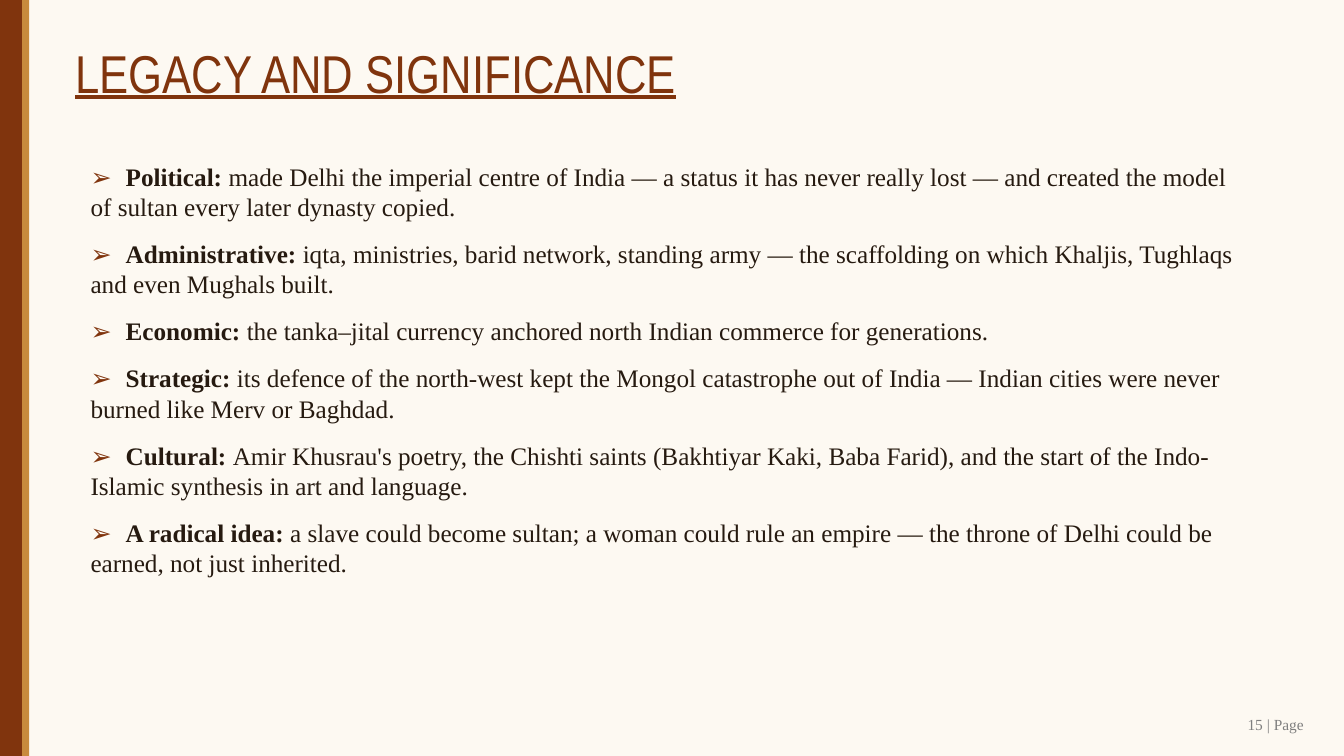
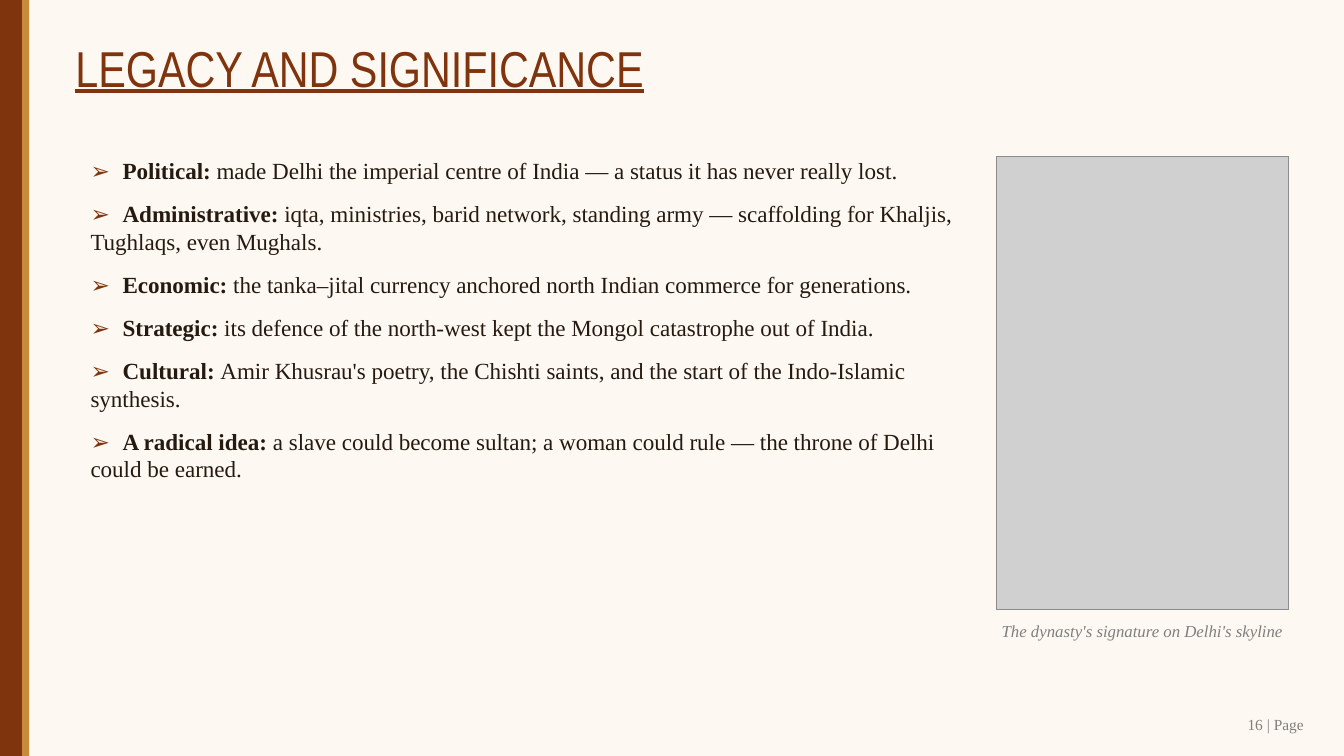
Before and after one commit to SangamSitapuri07/SIH, a slide deck: slide 16 of assignment/Slave_Dynasty_Mamluk_Presentation.pptx (slide 15 before the commit). Drawn at 1344x756 pixels with LibreOffice and Linux fonts; fonts in the diff are those of the drawing; grey boxes stand for pictures. Boxes give left, top, right and bottom in pixels: in the first picture for what was removed or moved away, otherwise in the second. Text is boxed around its words. In the diff, an @@ line names an element or a change of style, - is before the commit and + after.

```diff
--- a/assignment/Slave_Dynasty_Mamluk_Presentation.pptx
+++ b/assignment/Slave_Dynasty_Mamluk_Presentation.pptx
@@ text "LEGACY AND SIGNIFICANCE" at <box>75,52,644,93</box>: size 38 to 36 pt @@
@@ text at <box>91,162,952,255</box>: text changed; size 18 to 16.5 pt @@
-➢ Political: made Delhi the imperial centre of India — a status it has never really lost — and created the model of sultan every later dynasty copied.
-➢ Administrative: iqta, ministries, barid network, standing army — the scaffolding on which Khaljis, Tughlaqs and even Mughals built.
+➢ Political: made Delhi the imperial centre of India — a status it has never really lost.
+➢ Administrative: iqta, ministries, barid network, standing army — scaffolding for Khaljis, Tughlaqs, even Mughals.
@@ picture added at <box>996,156,1289,610</box> @@
@@ text at <box>123,276,911,298</box>: size 18 to 16.5 pt in "➢ Economic: the tanka–jital currency anchored north ..."; less space between paragraphs @@
@@ text at <box>91,319,934,478</box>: text changed; size 18 to 16.5 pt @@
-➢ Strategic: its defence of the north-west kept the Mongol catastrophe out of India — Indian cities were never burned like Merv or Baghdad.
-➢ Cultural: Amir Khusrau's poetry, the Chishti saints (Bakhtiyar Kaki, Baba Farid), and the start of the Indo-Islamic synthesis in art and language.
-➢ A radical idea: a slave could become sultan; a woman could rule an empire — the throne of Delhi could be earned, not just inherited.
+➢ Strategic: its defence of the north-west kept the Mongol catastrophe out of India.
+➢ Cultural: Amir Khusrau's poetry, the Chishti saints, and the start of the Indo-Islamic synthesis.
+➢ A radical idea: a slave could become sultan; a woman could rule — the throne of Delhi could be earned.
@@ text added at <box>1002,625,1283,641</box>, 12 pt, text #7F7F7F, italic @@
+The dynasty's signature on Delhi's skyline
@@ text at <box>1248,720,1304,733</box>: text changed @@
-15 | Page
+16 | Page
```
Also in this commit, not shown: 15 other slides changed, 1 slide added, 8 other files.
